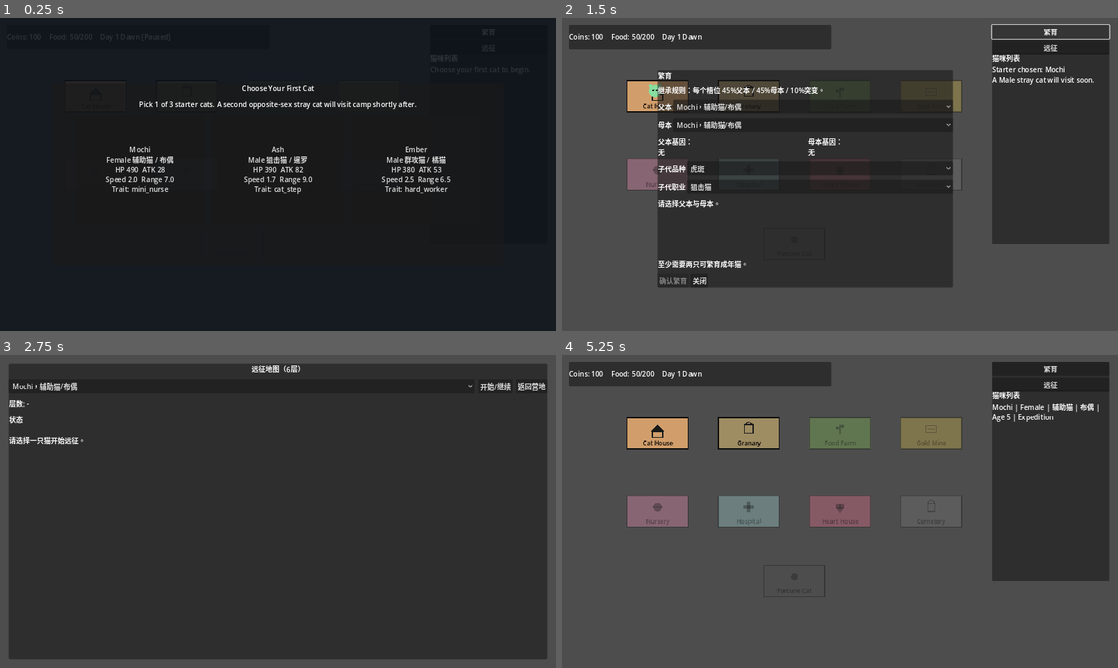
Above: before the commit, frames 1-4 (two rows, left to right).
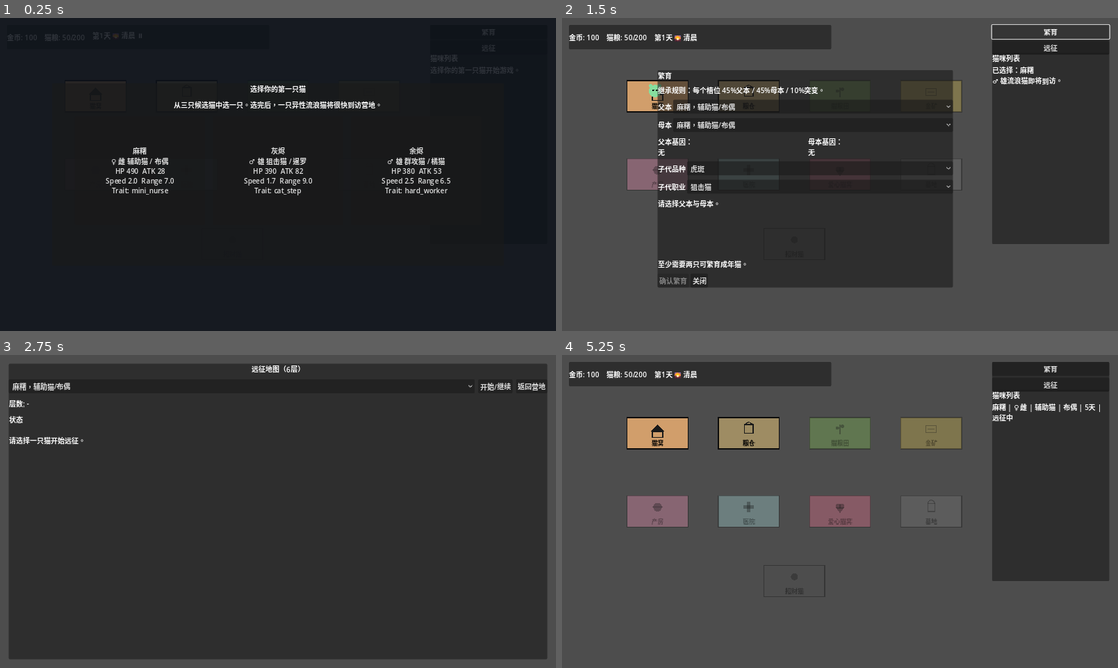
Above: after the commit, the same moments.

Repository: chriszcc1021/superMaomao
Game: Godot game, scene res://scenes/camp/CampScene.tscn
Two runs of this game, one before a commit and one after it. Both use one fixed random seed, a clock stepped at 60 frames per second and the inputs below.
Inputs (mouse positions are in pixels of both pictures, inside the frame that each line leads up to):
- Up to frame 1 (0.25 s): no input
- Up to frame 2 (1.5 s): click (701, 168) at 0.5 s, where only the run before the commit has a clickable "Mochi Female 辅助猫 / 布偶 HP 490 …"; click "繁育" at 1.25 s
- Up to frame 3 (2.75 s): click "远征" at 2 s
- Up to frame 4 (5.25 s): click "开始/继续" at 2.75 s; click "开始/继续" at 3.5 s; click "Mochi，辅助猫/布偶" (after the commit: "麻糬，辅助猫/布偶") at 4.25 s; click "返回营地" at 5 s

The runs differ from the first frame. In frame 1, 2.8% of the frame differs, in the area x 1-95%, y 4-57%; in frame 2, 1.2%; in frame 3, 0.2%; in frame 4, 1.1%.

Commit message:
fix: 全界面改回中文 + 战斗猫设置collision layer防被推动
- Enemy: collision_layer=2, mask=2（只与同类碰撞）
- PlayerCat: collision_layer=1, mask=0（不与任何物体物理碰撞）
- 所有英文UI字符串改回中文（状态/时间/建筑/流浪猫/首选猫界面）
- cat_factory.gd 猫名/前缀改中文
- constants.gd sex_display 改中文
- TimeManager.gd 时间标签改回中文

Diff:
--- a/autoload/TimeManager.gd
+++ b/autoload/TimeManager.gd
@@ -73,16 +73,16 @@
 func get_time_label() -> String:
 	var fraction := time_of_day
 	if fraction < 0.125:
-		return "Dawn"
+		return "🌄 清晨"
 	elif fraction < 0.375:
-		return "Morning"
+		return "☀️ 上午"
 	elif fraction < 0.625:
-		return "Afternoon"
+		return "🌅 下午"
 	elif fraction < DAY_FRACTION:
-		return "Evening"
+		return "🌆 傍晚"
 	elif fraction < 0.875:
-		return "Night"
-	return "Late Night"
+		return "🌙 夜晚"
+	return "⭐ 深夜"
 
 func _trigger_day_production() -> void:
 	var game_state := _get_game_state()
--- a/data/cat_factory.gd
+++ b/data/cat_factory.gd
@@ -4,7 +4,7 @@
 
 static func create_random_stray_cat(
 	id_prefix: String = "stray",
-	name_prefix: String = "Stray",
+	name_prefix: String = "流浪猫",
 	forced_sex: String = "",
 	forced_age_days: int = 0
 ) -> CatData:
@@ -23,7 +23,7 @@
 	var starter_specs := [
 		{
 			"id_prefix": "starter",
-			"name": "Mochi",
+			"name": "麻糬",
 			"sex": GameConstants.SEX_FEMALE,
 			"breed": "ragdoll",
 			"profession": "support",
@@ -32,7 +32,7 @@
 		},
 		{
 			"id_prefix": "starter",
-			"name": "Ash",
+			"name": "灰烬",
 			"sex": GameConstants.SEX_MALE,
 			"breed": "siamese",
 			"profession": "sniper",
@@ -41,7 +41,7 @@
 		},
 		{
 			"id_prefix": "starter",
-			"name": "Ember",
+			"name": "余烬",
 			"sex": GameConstants.SEX_MALE,
 			"breed": "orange",
 			"profession": "aoe",
@@ -55,7 +55,7 @@
 	return result
 
 static func create_intro_stray_cat(target_sex: String) -> CatData:
-	var cat := create_random_stray_cat("intro_stray", "Wanderer", target_sex, 5)
+	var cat := create_random_stray_cat("intro_stray", "流浪猫", target_sex, 5)
 	cat.gene_slot_1 = "love_spreader"
 	cat.calculate_stats()
 	return cat
--- a/data/constants.gd
+++ b/data/constants.gd
@@ -422,7 +422,7 @@
 static func sex_display(id: String) -> String:
 	match id:
 		SEX_MALE:
-			return "Male"
+			return "♂ 雄"
 		SEX_FEMALE:
-			return "Female"
+			return "♀ 雌"
 	return id
--- a/scenes/battle/entities/Enemy.gd
+++ b/scenes/battle/entities/Enemy.gd
@@ -24,6 +24,9 @@
 
 func _ready() -> void:
 	current_hp = max_hp
+	# 敌人在 layer=2，只与其他敌人碰撞（mask=2），不推动玩家猫（layer=1不在mask里）
+	collision_layer = 2
+	collision_mask = 2
 	queue_redraw()
 
 func setup(definition: Dictionary, player_target: Node2D) -> void:
--- a/scenes/battle/entities/PlayerCat.gd
+++ b/scenes/battle/entities/PlayerCat.gd
@@ -74,6 +74,9 @@
 	_enemies_root = enemies_root
 	visible = true
 	z_index = 10
+	# 玩家猫在 layer=1，mask=0：不与任何物体物理碰撞，敌人无法推动
+	collision_layer = 1
+	collision_mask = 0
 	cat_data.calculate_stats()
 	base_max_hp = cat_data.base_hp
 	base_attack = cat_data.base_attack
--- a/scenes/camp/CampScene.gd
+++ b/scenes/camp/CampScene.gd
@@ -28,11 +28,11 @@
 }
 
 const STATUS_DISPLAY := {
-	GameConstants.LIFECYCLE_STATUS_IDLE: "Idle",
-	GameConstants.LIFECYCLE_STATUS_EXPEDITION: "Expedition",
-	GameConstants.LIFECYCLE_STATUS_RETIRED: "Retired",
-	GameConstants.LIFECYCLE_STATUS_ELDER: "Elder",
-	GameConstants.LIFECYCLE_STATUS_DEAD: "Dead",
+	GameConstants.LIFECYCLE_STATUS_IDLE: "待命",
+	GameConstants.LIFECYCLE_STATUS_EXPEDITION: "远征中",
+	GameConstants.LIFECYCLE_STATUS_RETIRED: "退休",
+	GameConstants.LIFECYCLE_STATUS_ELDER: "老年",
+	GameConstants.LIFECYCLE_STATUS_DEAD: "死亡",
 }
 
 @onready var _buildings_root: Node2D = $IsometricWorld/Buildings
@@ -120,8 +120,8 @@
 	if _time_manager == null or _day_label == null:
 		return
 	var time_label: String = str(_time_manager.get_time_label())
-	var paused_tag: String = " [Paused]" if bool(_time_manager.time_paused) else ""
-	_day_label.text = "Day %d %s%s" % [int(_time_manager.total_days) + 1, time_label, paused_tag]
+	var paused_tag: String = " ⏸" if bool(_time_manager.time_paused) else ""
+	_day_label.text = "第%d天 %s%s" % [int(_time_manager.total_days) + 1, time_label, paused_tag]
 
 func _bind_signals() -> void:
 	if not _next_day_button.pressed.is_connected(_on_next_day_pressed):
@@ -207,47 +207,47 @@
 	var lines: PackedStringArray = []
 	match building_id:
 		"cat_house":
-			lines.append("Cat House")
-			lines.append("Occupancy: %d / %d" % [_game_state.get_living_cats().size(), _game_state.cat_house_slots])
+			lines.append("🏠 猫窝")
+			lines.append("已住：%d / %d" % [_game_state.get_living_cats().size(), _game_state.cat_house_slots])
 			var expand_cost: int = _get_effective_building_cost(int(GameConstants.BUILDING_COSTS.get("cat_house_expand", 60)))
-			lines.append("Expand cost: %d coins" % expand_cost)
+			lines.append("扩建费用：%d金" % expand_cost)
 		"granary":
-			lines.append("Granary")
-			lines.append("Food: %d / %d" % [_game_state.cat_food, _game_state.cat_food_cap])
+			lines.append("🌾 粮仓")
+			lines.append("猫粮：%d / %d" % [_game_state.cat_food, _game_state.cat_food_cap])
 		"food_farm":
 			var farm_workers: String = _get_assigned_cats_text("food_farm")
-			lines.append("Food Farm")
-			lines.append("Workers: %s" % farm_workers)
+			lines.append("🌱 猫粮田")
+			lines.append("工作猫：%s" % farm_workers)
 		"gold_mine":
 			var mine_workers: String = _get_assigned_cats_text("gold_mine")
-			lines.append("Gold Mine")
-			lines.append("Workers: %s" % mine_workers)
+			lines.append("⛏️ 金矿")
+			lines.append("工作猫：%s" % mine_workers)
 		"fortune_cat":
 			var fortune_workers: String = _get_assigned_cats_text("fortune_cat")
 			var fortune_level: int = int(_game_state.get_building_level("fortune_cat"))
 			var per_worker: int = int(GameConstants.FORTUNE_CAT_OUTPUT_PER_WORKER.get(fortune_level, 15))
 			var max_workers: int = int(GameConstants.FORTUNE_CAT_MAX_WORKERS_BY_LEVEL.get(fortune_level, 1))
-			lines.append("Fortune Cat Lv%d" % fortune_level)
-			lines.append("Workers: %d / %d" % [_count_assigned_cats("fortune_cat"), max_workers])
-			lines.append("Assigned: %s" % fortune_workers)
-			lines.append("Daily output: %d coins each" % per_worker)
+			lines.append("🪙 招财猫神龛 Lv%d" % fortune_level)
+			lines.append("工作猫：%d / %d" % [_count_assigned_cats("fortune_cat"), max_workers])
+			lines.append("分配猫：%s" % fortune_workers)
+			lines.append("每日产金：%d金/只" % per_worker)
 		"nursery":
-			lines.append("Nursery")
-			lines.append("Breeding success: %d%%" % int(GameConstants.BREED_SUCCESS_WITH_NURSERY * 100.0))
+			lines.append("🍼 产房")
+			lines.append("繁育成功率：%d%%" % int(GameConstants.BREED_SUCCESS_WITH_NURSERY * 100.0))
 		"hospital":
-			lines.append("Hospital")
+			lines.append("🏥 医院")
 		"heart_cat_house":
-			lines.append("Heart Cat House")
-			lines.append("Stray cat chance bonus: +20%%")
+			lines.append("❤️ 爱心猫窝")
+			lines.append("流浪猫来访概率提升 +20%%")
 		"cemetery":
-			lines.append("Cemetery")
+			lines.append("🪦 墓地")
 	if building_id in ["fortune_cat", "food_farm", "gold_mine"]:
 		lines.append("")
-		lines.append("Assignments")
+		lines.append("── 分配猫咪 ──")
 		for cat: CatData in _game_state.get_living_cats():
 			if cat.status == GameConstants.LIFECYCLE_STATUS_EXPEDITION:
 				continue
-			var mark: String = "[x]" if str(cat.assigned_building) == building_id else "[ ]"
+			var mark: String = "✅" if str(cat.assigned_building) == building_id else "[ ]"
 			lines.append("%s %s (%s)" % [mark, cat.cat_name, GameConstants.profession_zh(cat.profession)])
 	_set_sidebar_text("\n".join(lines))
 
@@ -256,7 +256,7 @@
 	for cat: CatData in _game_state.get_living_cats():
 		if str(cat.assigned_building) == building_id:
 			names.append(cat.cat_name)
-	return ", ".join(names) if not names.is_empty() else "None"
+	return ", ".join(names) if not names.is_empty() else "无"
 
 func _count_assigned_cats(building_id: String) -> int:
 	var count: int = 0
@@ -330,7 +330,7 @@
 	if _game_state.stray_cat_queue.is_empty():
 		return
 	if not _game_state.has_free_cat_house_slot():
-		_stray_label.text = "Cat house is full."
+		_stray_label.text = "猫窝已满，请先扩建猫窝。"
 		return
 	var cat: CatData = _game_state.dequeue_stray_cat()
 	_game_state.add_cat(cat)
@@ -361,15 +361,15 @@
 	_refresh_starter_overlay()
 
 func _refresh_hud() -> void:
-	_coins_label.text = "Coins: %d" % _game_state.coins
-	_food_label.text = "Food: %d/%d" % [_game_state.cat_food, _game_state.cat_food_cap]
+	_coins_label.text = "金币: %d" % _game_state.coins
+	_food_label.text = "猫粮: %d/%d" % [_game_state.cat_food, _game_state.cat_food_cap]
 	_refresh_time_label()
 
 func _refresh_cat_list() -> void:
 	var lines: PackedStringArray = []
 	for cat: CatData in _game_state.cats:
 		lines.append(
-			"%s | %s | %s | %s | Age %d | %s"
+			"%s | %s | %s | %s | %d天 | %s"
 			% [
 				cat.cat_name,
 				GameConstants.sex_display(cat.sex),
@@ -380,7 +380,7 @@
 			]
 		)
 	if lines.is_empty():
-		_cat_list_text.text = "Choose your first cat to begin."
+		_cat_list_text.text = "选择你的第一只猫开始游戏。"
 		return
 	_cat_list_text.text = "\n".join(lines)
 
@@ -389,7 +389,7 @@
 	if _game_state.stray_cat_queue.is_empty():
 		return
 	var head: CatData = _game_state.stray_cat_queue[0]
-	_stray_label.text = "Stray cat: %s, %s, %s / %s\nQueue: %d/%d" % [
+	_stray_label.text = "流浪猫来访：%s %s %s/%s\n队列：%d/%d" % [
 		head.cat_name,
 		GameConstants.sex_display(head.sex),
 		GameConstants.profession_zh(head.profession),
@@ -410,7 +410,7 @@
 
 func _on_stray_cat_arrived(_cat: CatData) -> void:
 	_refresh_stray_ui()
-	_set_sidebar_text("A new stray cat has arrived at camp.")
+	_set_sidebar_text("一只流浪猫到访营地！")
 
 func _status_zh(status_id: String) -> String:
 	return str(STATUS_DISPLAY.get(status_id, status_id))
@@ -418,23 +418,23 @@
 func _building_display_name(building_id: String) -> String:
 	match building_id:
 		"cat_house":
-			return "Cat House"
+			return "猫窝"
 		"granary":
-			return "Granary"
+			return "粮仓"
 		"food_farm":
-			return "Food Farm"
+			return "猫粮田"
 		"gold_mine":
-			return "Gold Mine"
+			return "金矿"
 		"nursery":
-			return "Nursery"
+			return "产房"
 		"hospital":
-			return "Hospital"
+			return "医院"
 		"heart_cat_house":
-			return "Heart House"
+			return "爱心猫窝"
 		"cemetery":
-			return "Cemetery"
+			return "墓地"
 		"fortune_cat":
-			return "Fortune Cat"
+			return "招财猫"
 	return building_id
 
 func _build_starter_overlay() -> void:
@@ -466,12 +466,12 @@
 	panel.add_child(root)
 
 	var title := Label.new()
-	title.text = "Choose Your First Cat"
+	title.text = "选择你的第一只猫"
 	title.horizontal_alignment = HORIZONTAL_ALIGNMENT_CENTER
 	root.add_child(title)
 
 	var hint := Label.new()
-	hint.text = "Pick 1 of 3 starter cats. A second opposite-sex stray cat will visit camp shortly after."
+	hint.text = "从三只候选猫中选一只。选完后，一只异性流浪猫将很快到访营地。"
 	hint.autowrap_mode = TextServer.AUTOWRAP_WORD_SMART
 	hint.horizontal_alignment = HORIZONTAL_ALIGNMENT_CENTER
 	root.add_child(hint)
@@ -523,7 +523,7 @@
 	var traits: PackedStringArray = []
 	for gene_id: String in cat.get_special_genes():
 		traits.append(gene_id)
-	var trait_text := ", ".join(traits) if not traits.is_empty() else "None"
+	var trait_text := ", ".join(traits) if not traits.is_empty() else "无"
 	return "%s\n%s %s / %s\nHP %.0f  ATK %.0f\nSpeed %.1f  Range %.1f\nTrait: %s" % [
 		cat.cat_name,
 		GameConstants.sex_display(cat.sex),
@@ -543,7 +543,7 @@
 	_refresh_all()
 	_refresh_starter_overlay()
 	_set_sidebar_text(
-		"Starter chosen: %s\nA %s stray cat will visit soon." % [
+		"已选择：%s\n%s流浪猫即将到访。" % [
 			chosen.cat_name,
 			GameConstants.sex_display(_game_state.intro_stray_target_sex),
 		]
